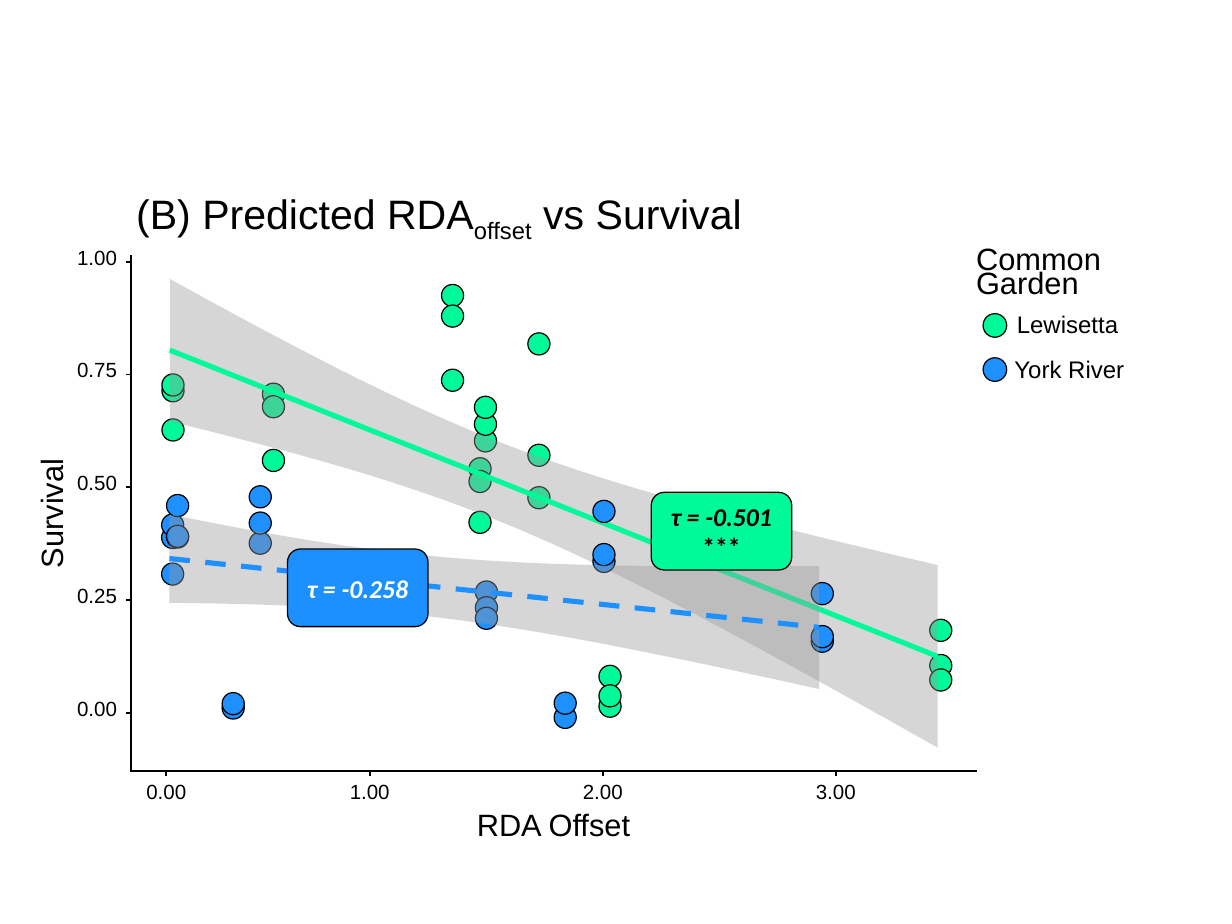
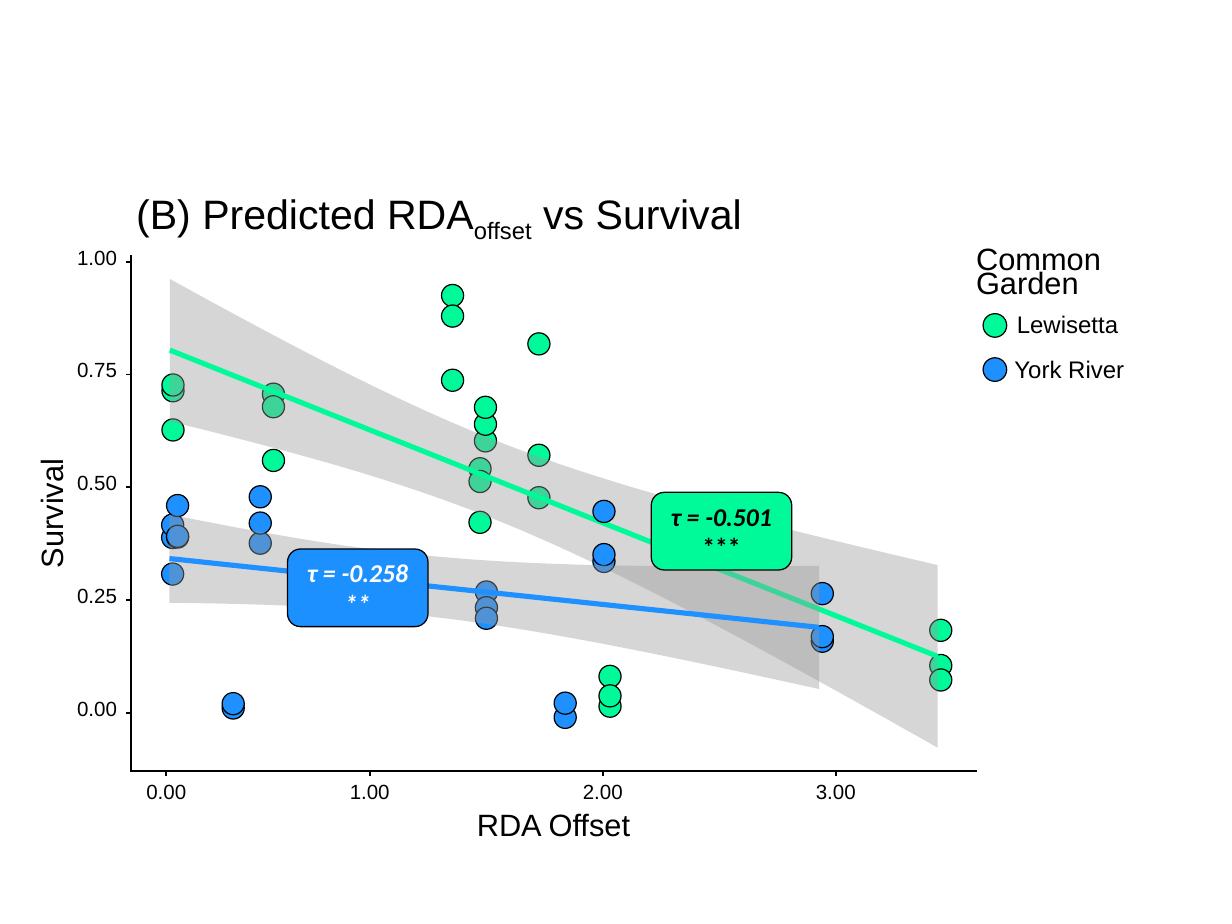
Before and after one commit to ModelValidationProgram/MVP_oyster_GO, a slide deck: slide 2 of results/figures/GO_compare_edited.pptx. Drawn at 1232x924 pixels with LibreOffice and Linux fonts; fonts in the diff are those of the drawing. Boxes give left, top, right and bottom in pixels: in the first picture for what was removed or moved away, otherwise in the second. Text is boxed around its words. In the diff, an @@ line names an element or a change of style, - is before the commit and + after.

```diff
--- a/results/figures/GO_compare_edited.pptx
+++ b/results/figures/GO_compare_edited.pptx
@@ freeform shape at [170,558,819,627]: outline #1E90FF 3 pt dashed to #1E90FF 3 pt @@
@@ text in rounded rectangle at [287,549,428,627]: paragraph added @@
+**
```
Also in this commit, not shown: 1 other file.
